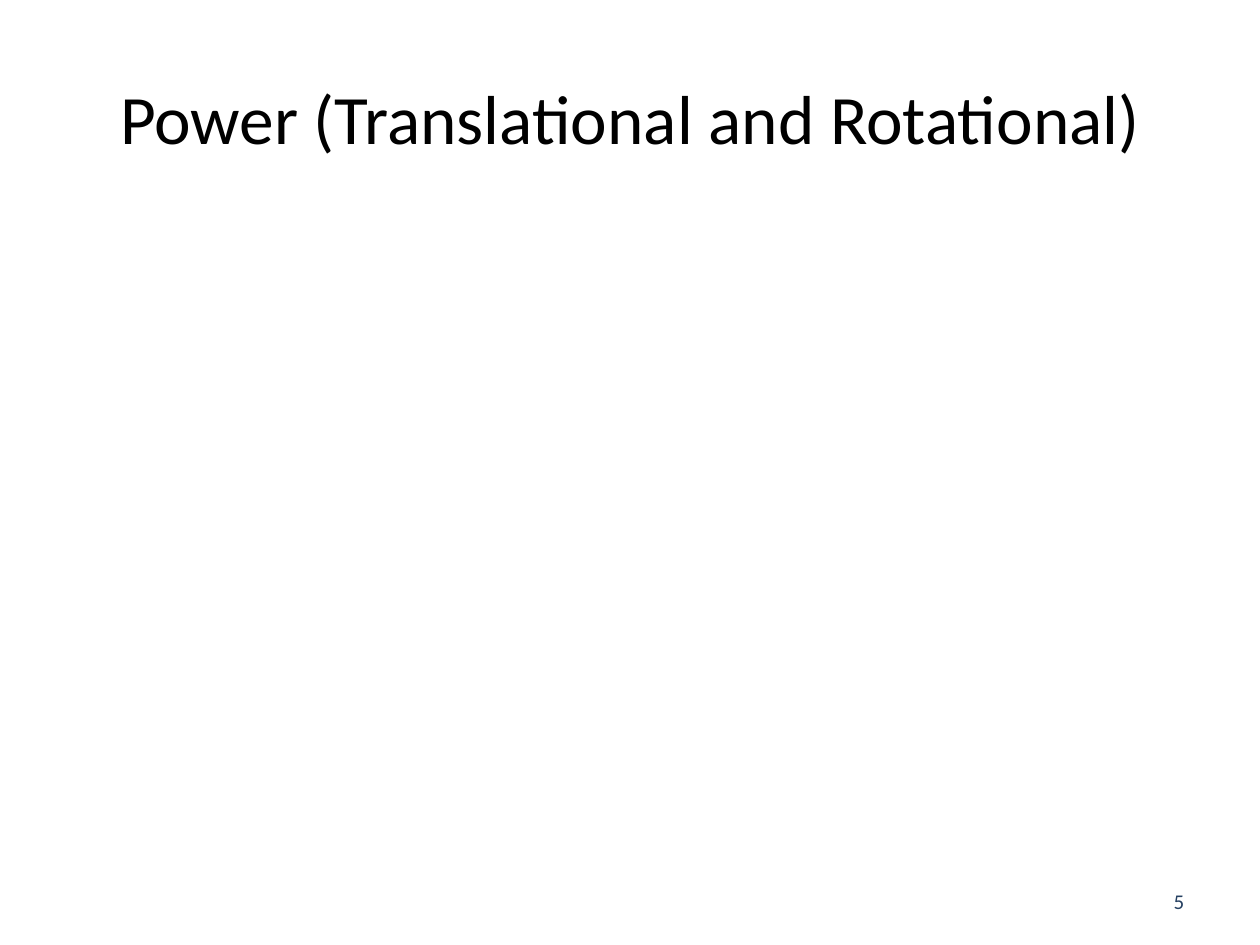
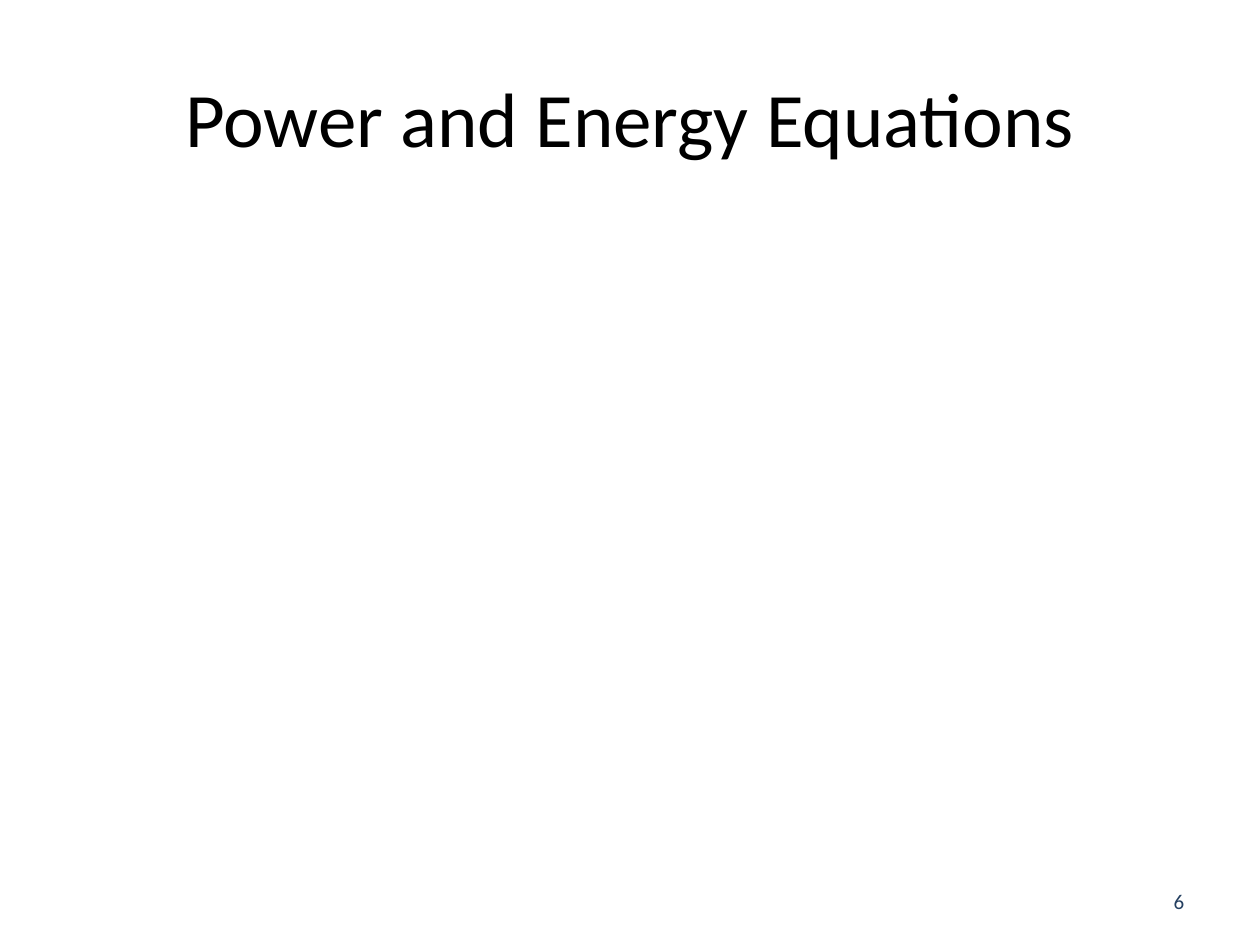
Before and after one commit to JacobMoore/mechanics_textbook, a slide deck: slide 6 of Lecture Slides/VideoLectureSlides/10.2.pptx (slide 5 before the commit). Drawn at 1260x945 pixels with LibreOffice and Linux fonts; fonts in the diff are those of the drawing; grey boxes stand for pictures. Boxes give left, top, right and bottom in pixels: in the first picture for what was removed or moved away, otherwise in the second. Text is boxed around its words. In the diff, an @@ line names an element or a change of style, - is before the commit and + after.

Commit message:
Updated Power and Efficiency Slides

```diff
--- a/Lecture Slides/VideoLectureSlides/10.2.pptx
+++ b/Lecture Slides/VideoLectureSlides/10.2.pptx
@@ title at (185, 93, 1073, 161): text changed; size 39.6 to 44 pt @@
-Power (Translational and Rotational)
+Power and Energy Equations
@@ page number at (1174, 895, 1185, 909): text changed @@
-5
+6
```
Also in this commit, not shown: 1 other slide changed, 1 slide removed, 4 other files.
